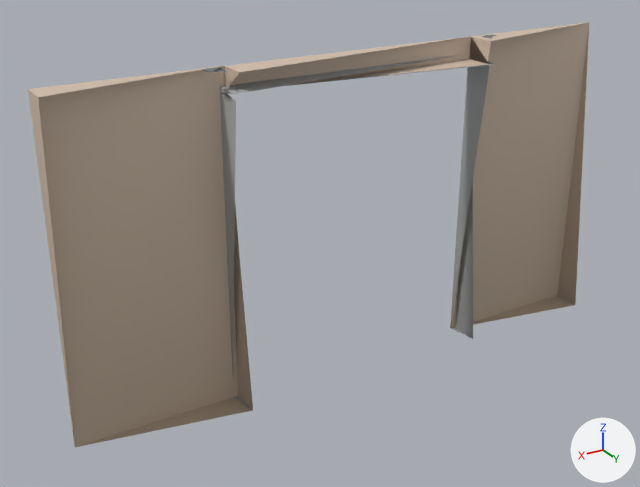
Two versions of the glTF model models/kit/doubleDoor_regocrete.glb, one commit apart.
Rendered twice from a 50 mm camera at (3.02, 4.49, 3.26) aimed at (0.27, -0.09, 0.97). Arrows for +X, +Y and +Z are at lower right; the lights stay in place. The first picture is the older version. Vertices at exactly the same position are counted once.

In view in the first picture: 'doubleDoor_regocrete'.
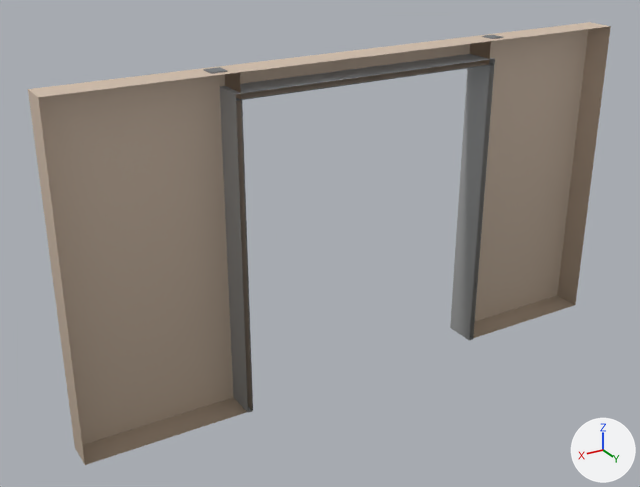
What differs and where, as boxes [x1, y1, x2, y2] in the pictures (640 x 487 px):
'doubleDoor_regocrete', reshaped: before [28, 22, 589, 447]; after [28, 22, 611, 465]
part 1 of me_base, added: after [39, 22, 611, 465]

Diff of the bpy script that builds the scene:
```diff
--- a/models/kit/doubleDoor_regocrete.glb.py
+++ b/models/kit/doubleDoor_regocrete.glb.py
@@ me_base @@
 # used by ob_doubledoor_regocrete; location = (0.0, 0.0, 0.0)
-me_base.from_pydata(...)  # 44 vertices, 48 faces; spans x -2.0..2.0, y -0.11..0.11, z 0.0..2.21
+me_base.from_pydata(...)  # 56 vertices, 84 faces; spans x -2.0..2.0, y -0.11..0.11, z 0.0..2.21
+# me_base part 1
+# 12 vertices are added at x -2.0..2.0, y 0.05..0.11, z 0.0..2.21
+# 12 new faces join them, mat_concrete
+# 24 new faces join them, mat_steel
 me_base.materials.append(mat_concrete)
```
